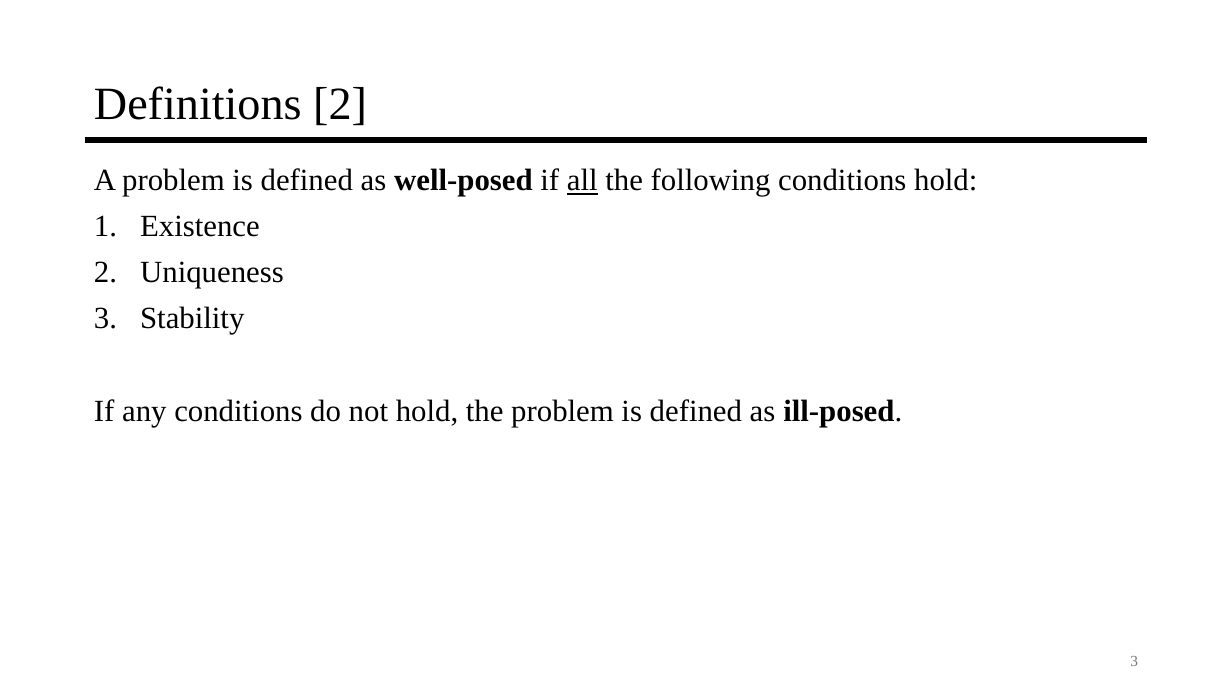
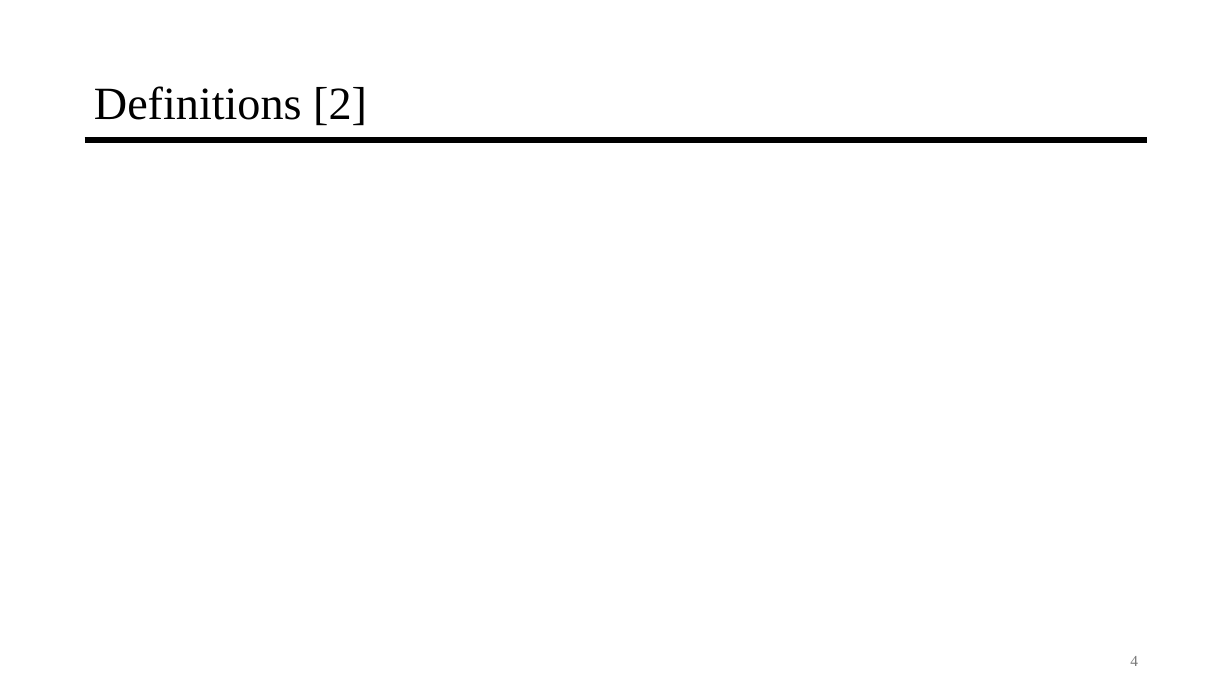
Before and after one commit to jyarch/inverse-mechanics-course, a slide deck: slide 4 of 0-Introduction/0-Introduction.pptx (slide 3 before the commit). Drawn at 1232x693 pixels with LibreOffice and Linux fonts; fonts in the diff are those of the drawing; grey boxes stand for pictures. Boxes give left, top, right and bottom in pixels: in the first picture for what was removed or moved away, otherwise in the second. Text is boxed around its words. In the diff, an @@ line names an element or a change of style, - is before the commit and + after.

Commit message:
intro slides - create 3 example problems
problem 1 - image blurring
problem 2 - simple beam problem, direct and inverse
problem 3 - simple beam problem with two materials

in addition, add more detail to definition slides

```diff
--- a/0-Introduction/0-Introduction.pptx
+++ b/0-Introduction/0-Introduction.pptx
@@ text removed at [94, 168, 977, 427] @@
-A problem is defined as well-posed if all the following conditions hold:
-1. Existence
-2. Uniqueness
-3. Stability
-If any conditions do not hold, the problem is defined as ill-posed.
@@ page number at [1130, 656, 1138, 666]: text changed @@
-3
+4
```
Also in this commit, not shown: 8 slides added, 4 slides removed, 1 other file.
